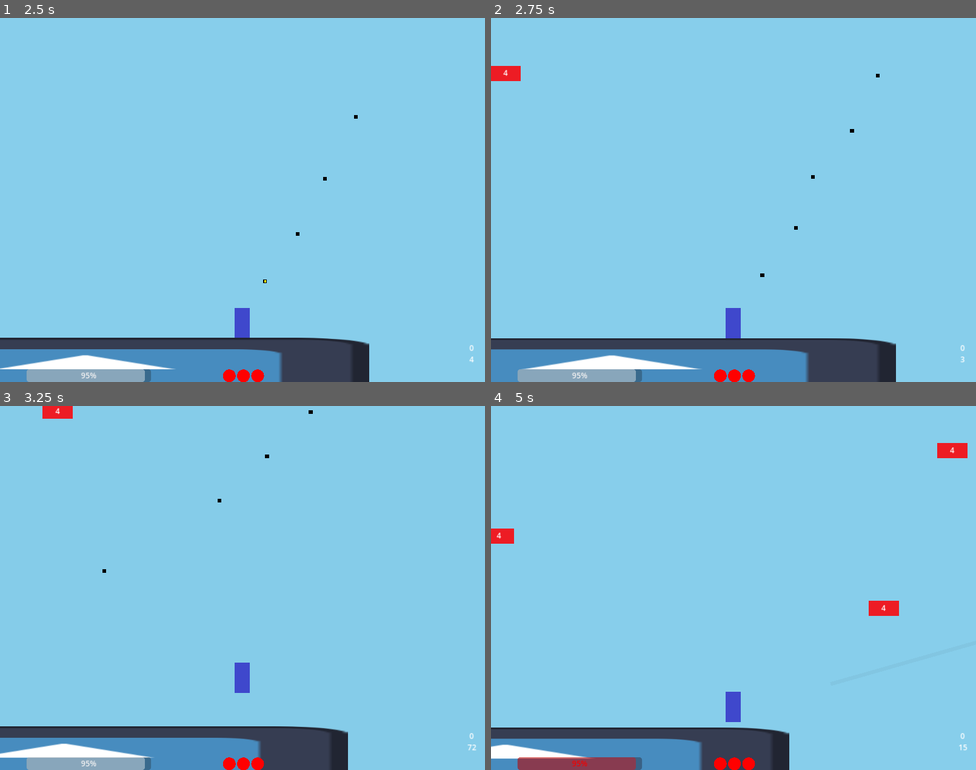
Above: before the commit, frames 1-4 (two rows, left to right).
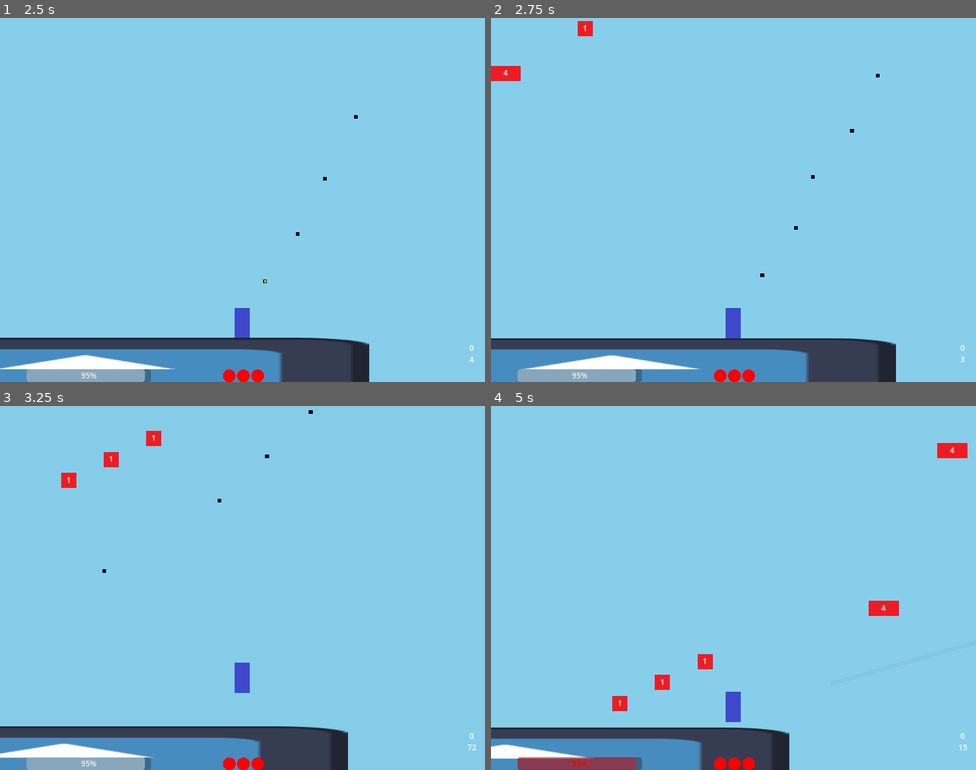
Above: after the commit, the same moments.

Repository: notMSB/bunk
Game: Godot game, scene res://scenes/game.tscn
Same seed, same stepped clock (60 frames per second), same inputs: the game is played once before the commit and once after it. The engine's default icon, where the game draws it, is replaced by a stand-in: a white triangle on a blue panel in a dark square.
Inputs (mouse positions are in pixels of both pictures, inside the frame that each line leads up to):
- Up to frame 1 (2.5 s): tap Enter at 0.5 s; move the mouse to (349, 181) at 0.52 s; press the mouse at (349, 181) at 0.53 s; hold Right (ui_right) 0.53-2.03 s; tap Space (jump) at 0.77, 1.52 s; move the mouse to (145, 218) at 1.27 s; release the mouse at (145, 218) at 1.28 s; tap Shift (item) at 1.35 s; click (145, 218) at 1.55 s; move the mouse to (291, 119) at 2.02 s; press the mouse at (291, 119) at 2.03 s; hold Left (ui_left) from 2.03 s (still down); tap Ctrl (misc) at 2.1 s
- Up to frame 2 (2.75 s): keep holding Left (ui_left)
- Up to frame 3 (3.25 s): move the mouse to (218, 660) at 2.77 s; release Left (ui_left) at 2.78 s; release the mouse at (218, 660) at 2.78 s; hold Right (ui_right) from 2.78 s (still down); click (218, 660) at 2.85 s; tap Space (jump) at 3.02 s
- Up to frame 4 (5 s): move the mouse to (879, 642) at 3.52 s; press the mouse at (879, 642) at 3.53 s; tap Mouse wheel down (swap_down) at 3.6 s; tap Space (jump) at 3.77, 4.52 s; move the mouse to (588, 533) at 4.27 s; release Right (ui_right) at 4.28 s; release the mouse at (588, 533) at 4.28 s; hold Left (ui_left) from 4.28 s (still down); click (588, 533) at 4.35 s

Frame 1 is identical in both runs. In frame 2, 0.1% of the frame differs, in the area x 17-21%, y 0-5%; in frame 3, 0.6%, in the area x 8-34%, y 0-23%; in frame 4, 0.6%.

Commit message:
qol fixes

Diff:
--- a/scripts/boss.gd
+++ b/scripts/boss.gd
@@ -3,14 +3,16 @@
 @onready var bar := get_node("../../UI/BossBar")
 @onready var barText := get_node("../../UI/BossBar/Text")
 var player : CharacterBody2D
-
 #var playerY : float
 
 const THRESHOLD := 100
 var nextCheck : int
 
+var spawnOffset : float = 400
+
 const BASE_SPEED := .3
 const SPEED_RAMP := .001
+const MAX_SPEED := .8
 var speed := BASE_SPEED
 
 func _ready():
@@ -22,18 +24,25 @@
 
 func _physics_process(_delta):
 	recalibrate()
-	if health <= nextCheck:
-		position.y += 100
-		nextCheck -= THRESHOLD
-		speed = BASE_SPEED
+	if isPlatform: position.y += BASE_SPEED
 	else:
-		position.y -= speed
-		speed += SPEED_RAMP
+		var basePos = camera.get_screen_center_position().y + spawnOffset
+		if position.y > basePos: position.y = basePos
+		if health <= nextCheck:
+			position.y = basePos
+			nextCheck -= THRESHOLD
+			speed = BASE_SPEED
+		else:
+			position.y -= speed
+			if speed < MAX_SPEED: speed += SPEED_RAMP
 
-func setup(_cam, p):
+func setup(cam, p):
+	camera = cam
 	player = p
+
+	position.y = camera.get_screen_center_position().y + spawnOffset
+
 	recalibrate()
-	position.y += 700
 
 func take_damage(amount):
 	health -= amount
--- a/scripts/bullet.gd
+++ b/scripts/bullet.gd
@@ -7,11 +7,13 @@
 var damageMask : int
 var ignoreMask : int
 
-var pierceTimer : float
+var pierceTimer := .0
+var canPierce := true
 
 func fire(goalPos, startPos, weaponDamage, pierce, mask = 2, speedMod = 1):
-	pierceTimer = pierce
-	if pierceTimer > 0: $Sprite2D.modulate = Color(1,1,0,1)
+	if pierce != 0: #0 pierce is infinite pierce
+		pierceTimer = pierce
+		$Sprite2D.modulate = Color(1,1,0,1)
 	speed = speed * speedMod
 	damageMask = mask
 	ignoreMask = 65 if mask == 2 else 2
@@ -26,12 +28,14 @@
 	position += direction * speed * delta
 	if pierceTimer > 0:
 		pierceTimer -= delta
-		if pierceTimer <= 0: $Sprite2D.modulate = Color(0,0,0,1)
+		if pierceTimer <= 0:
+			canPierce = false
+			$Sprite2D.modulate = Color(0,0,0,1)
 
 func _on_body_entered(body):
 	if body.collision_layer == damageMask: #damage valid target
 		if body.health > 0: body.take_damage(damage)
-	if body.collision_layer != ignoreMask and pierceTimer <= 0: #ignore player, delete on everything else
+	if body.collision_layer != ignoreMask and !canPierce: #ignore player, delete on everything else
 		queue_free()
 
 func _on_visible_on_screen_notifier_2d_screen_exited():
--- a/scripts/player.gd
+++ b/scripts/player.gd
@@ -70,7 +70,7 @@
 		weaponCooldown = .1
 	if Input.is_action_just_pressed("down"):
 		if is_on_floor(): plat_drop()
-		else: velocity.y = max(velocity.y, 1000) #fastfall
+		else: velocity.y = max(velocity.y, 600) #fastfall
 	#if Input.is_action_pressed("down") and is_on_floor():
 	#	jumpBoost -= 2
 	var direction = Input.get_axis("ui_left", "ui_right")
--- a/scripts/spawner.gd
+++ b/scripts/spawner.gd
@@ -17,9 +17,9 @@
 
 const TOP_SPAWN := 500
 
-const EARLY_TIMER := 1.2
-const TIMER_START := 1.1
-var timer := EARLY_TIMER
+const TIMER_LIST := [[0, 1.2], [500, 1.1], [2000, 1.0]]
+var timerIndex := 0
+var timer := TIMER_LIST[0][1]
 
 var height : int
 
@@ -44,11 +44,19 @@
 	timer -= delta
 	if timer <= 0:
 		set_spawns()
-		timer = TIMER_START if height >= 500 else EARLY_TIMER
+		timer = get_timer()
+
+func get_timer():
+	if timerIndex == TIMER_LIST.size()-1: return TIMER_LIST[-1][1]
+	else:
+		if height >= TIMER_LIST[timerIndex+1][0]:
+			timerIndex += 1
+		#print(TIMER_LIST[timerIndex][1])
+		return TIMER_LIST[timerIndex][1]
 
 func check_height_table():
 	if height < 1000:
-		enemyOdds = [250, 0, 0, 9800]
+		enemyOdds = [250, 0, 0, 9750]
 		platformFrequency = 8
 	elif height < 2500:
 		enemyOdds = [350, 300, 800, 8500]
--- a/scripts/splitter.gd
+++ b/scripts/splitter.gd
@@ -4,7 +4,7 @@
 
 const PROJECTILES := 9
 
-var degs := 13.0
+var degs := 16.0
 var drift : float = degs/((PROJECTILES-1)/2.0)
 
 func fire(goalPos, startPos, weaponDamage, pierce):
--- a/scripts/ui_controller.gd
+++ b/scripts/ui_controller.gd
@@ -4,7 +4,7 @@
 
 var modifier := 600
 
-const PAUSE_INCREMENT := 300
+const PAUSE_INCREMENT := 500
 var pauseVal := PAUSE_INCREMENT
 var paused := false
 
@@ -21,8 +21,9 @@
 	get_node("../Spawner").spawn_boss()
 
 func unpause(value): #player height on boss kill
+	#print(value)
 	paused = false
-	modifier = abs(value + pauseVal)
+	modifier = value + pauseVal
 	pauseVal += PAUSE_INCREMENT
 
 func set_height(value):
